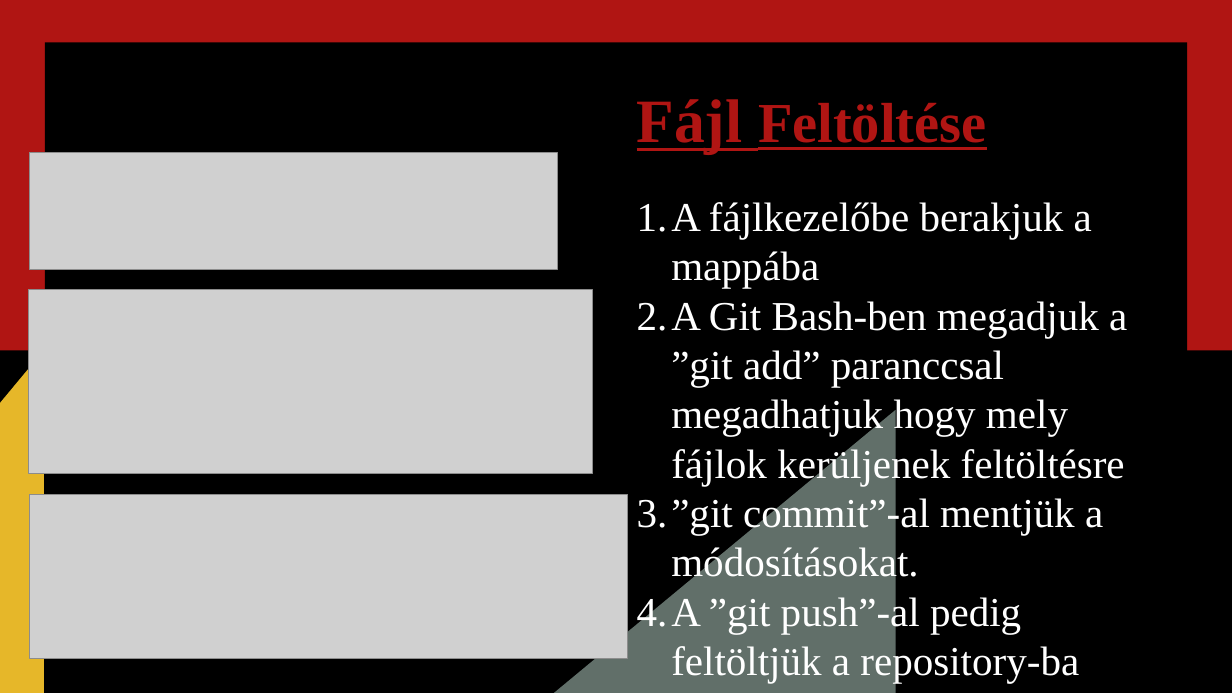
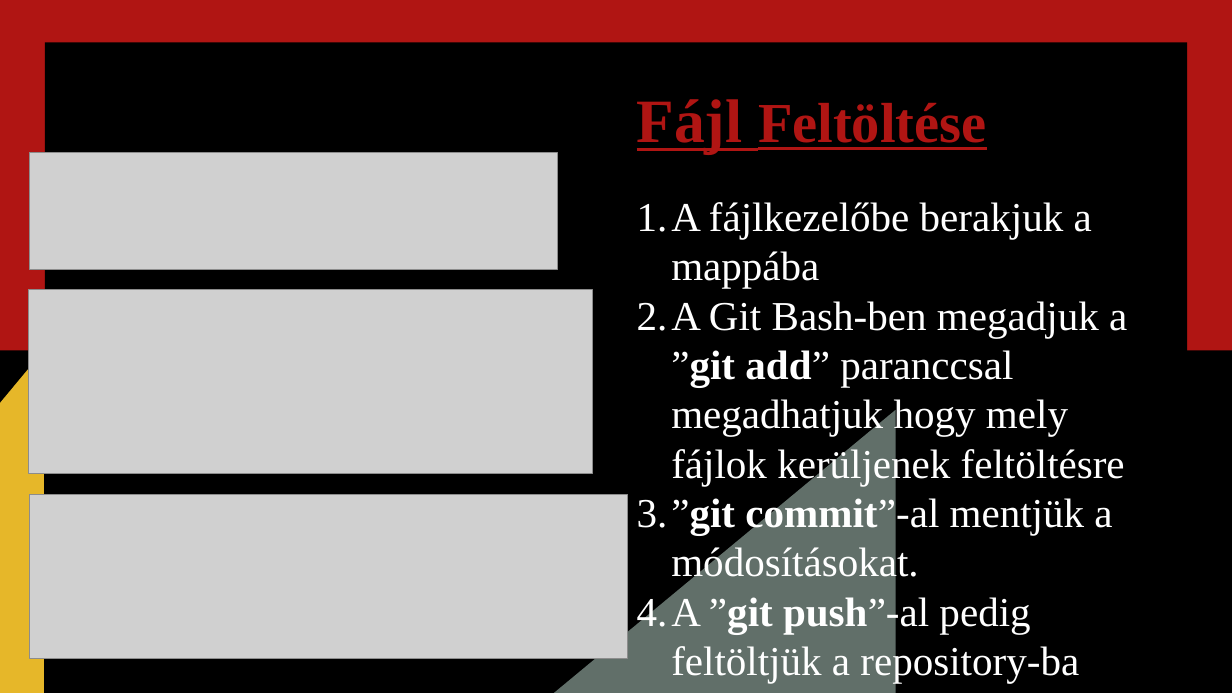
Before and after one commit to stoat315/ikt, a slide deck: slide 8 of GitHUBprezi.pptx. Drawn at 1232x693 pixels with LibreOffice and Linux fonts; fonts in the diff are those of the drawing; grey boxes stand for pictures; background and template pictures are left out. Boxes give left, top, right and bottom in pixels: in the first picture for what was removed or moved away, otherwise in the second. Text is boxed around its words. In the diff, an @@ line names an element or a change of style, - is before the commit and + after.

```diff
--- a/GitHUBprezi.pptx
+++ b/GitHUBprezi.pptx
@@ text at [637,301,1127,683]: bold on in "”git add”", "”git commit”-al", "”git push”-al" @@
```
Also in this commit, not shown: 2 other slides changed, 1 other file.
